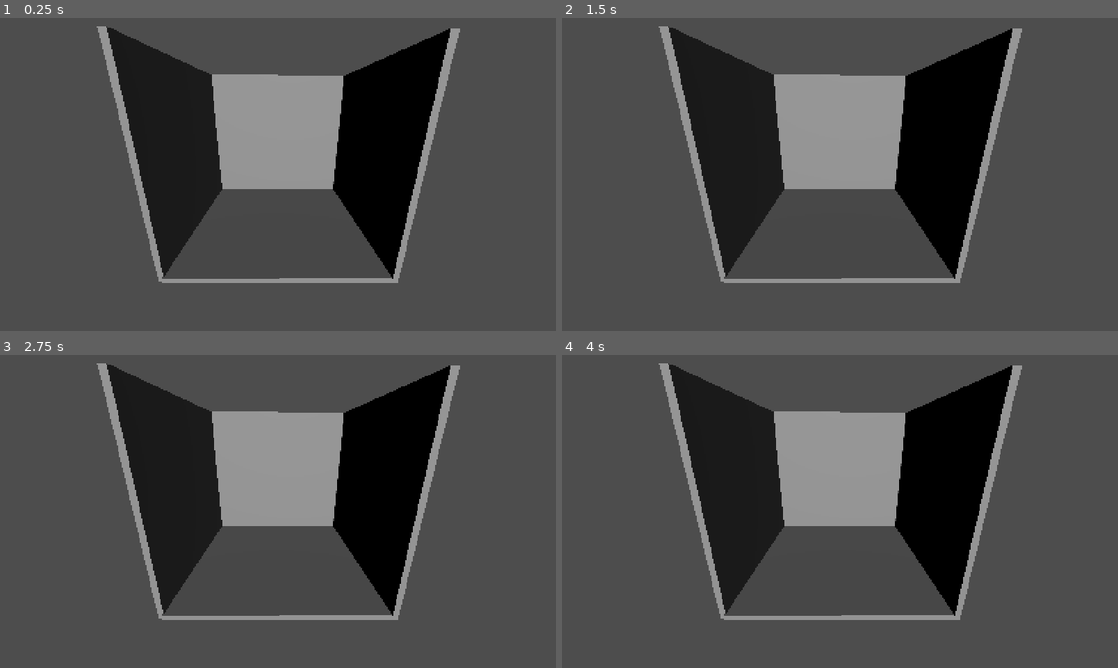
Above: before the commit, frames 1-4 (two rows, left to right).
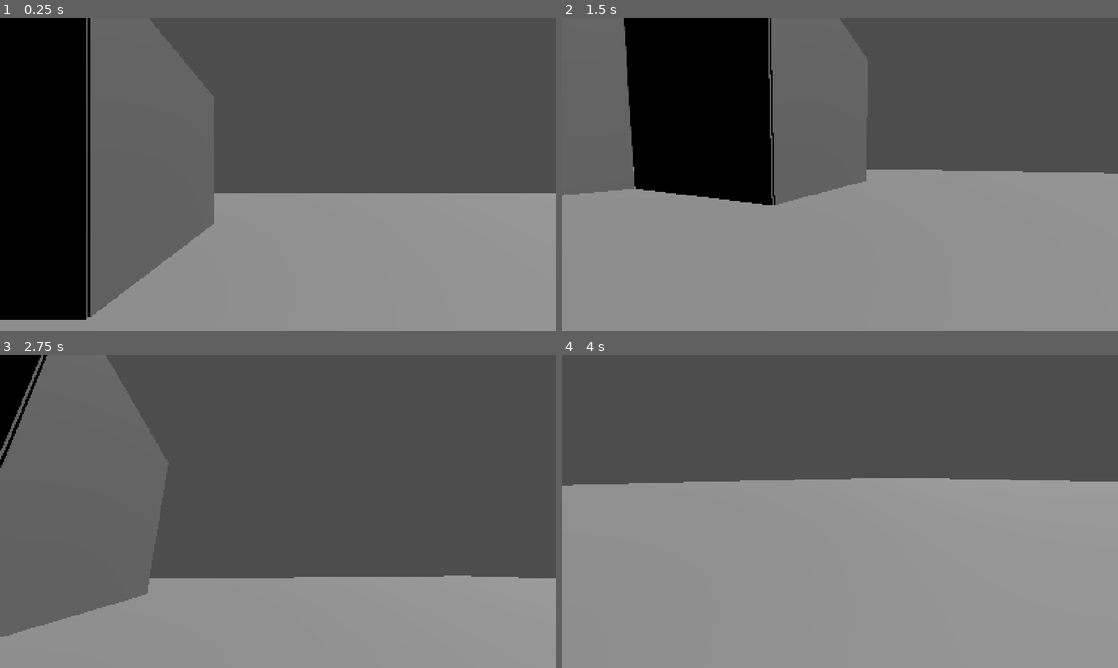
Above: after the commit, the same moments.

Repository: electrp/ggj25
Game: Godot game, scene res://roomTest.tscn
The game is run twice, just before and just after one commit, with the same random seed, the same clock (stepped at 60 frames per second) and the same inputs.
Inputs (mouse positions are in pixels of both pictures, inside the frame that each line leads up to):
- Up to frame 1 (0.25 s): no input
- Up to frame 2 (1.5 s): move the mouse to (962, 158) at 0.52 s; hold Right (ui_right) 0.53-1.28 s; click (962, 158) at 0.67 s; tap Space (ui_accept) at 0.77 s; tap Enter at 1.25 s; move the mouse to (728, 190) at 1.27 s; hold Down (ui_down) from 1.28 s (still down)
- Up to frame 3 (2.75 s): tap Space (ui_accept) at 1.52, 2 s; move the mouse to (333, 442) at 2.02 s; release Down (ui_down) at 2.03 s; hold Right (ui_right) from 2.03 s (still down)
- Up to frame 4 (4 s): tap Space (ui_accept) at 2.75, 3.02, 3.5, 3.77 s; move the mouse to (812, 574) at 2.77 s; release Right (ui_right) at 2.78 s; hold Up (ui_up) 2.78-3.53 s; click (812, 574) at 2.92 s; move the mouse to (1006, 558) at 3.52 s; hold Left (ui_left) from 3.53 s (still down)

The runs differ from the first frame. In frame 1, 72% of the frame differs, in the area x 0-100%, y 0-100%; in frame 2, 76%; in frame 3, 55%; in frame 4, 71%.

Commit message:
Test Collision

Diff:
--- a/ggj25/roomTest.tscn
+++ b/ggj25/roomTest.tscn
@@ -1,27 +1,31 @@
-[gd_scene load_steps=2 format=3 uid="uid://dw2aluqkpd36p"]
+[gd_scene load_steps=2 format=3 uid="uid://bjxu7ymt3wlsv"]
 
-[sub_resource type="BoxMesh" id="BoxMesh_nd34l"]
+[ext_resource type="PackedScene" uid="uid://cka0dqv71tcmo" path="res://Player.tscn" id="1_p1pp2"]
 
 [node name="Node3D" type="Node3D"]
 
-[node name="Floor" type="MeshInstance3D" parent="."]
-transform = Transform3D(10, 0, 0, 0, -4.37114e-07, 0.264913, 0, -10, -1.15797e-08, 0, 0.997602, 0)
-mesh = SubResource("BoxMesh_nd34l")
+[node name="Floor" type="CSGBox3D" parent="."]
+transform = Transform3D(-129.523, 0, 0, 0, -3.46743e-06, 0.258097, 0, -79.3255, -1.12817e-08, 0, 0.997602, 0)
+use_collision = true
 
-[node name="WallLeft" type="MeshInstance3D" parent="."]
+[node name="WallLeft" type="CSGBox3D" parent="."]
 transform = Transform3D(10, 0, 0, 0, 9.49386, 0, 0, 0, 0.266045, -0.0106361, 5.60184, -5.15279)
-mesh = SubResource("BoxMesh_nd34l")
+use_collision = true
 
-[node name="WallRight" type="MeshInstance3D" parent="."]
-transform = Transform3D(-10, 0, -2.32584e-08, 0, 9.49386, 0, 8.74228e-07, 0, -0.266045, -0.0867567, 5.65043, 5.08582)
-mesh = SubResource("BoxMesh_nd34l")
+[node name="WallRight" type="CSGBox3D" parent="."]
+transform = Transform3D(-27.8161, 0, -2.32584e-08, 0, 9.49386, 0, 2.43176e-06, 0, -0.266045, 8.95832, 5.63414, 5.08551)
+use_collision = true
 
-[node name="WallBack" type="MeshInstance3D" parent="."]
+[node name="WallBack" type="CSGBox3D" parent="."]
 transform = Transform3D(-4.37114e-07, 0, -0.266045, 0, 9.49386, 0, 10, 0, -1.16292e-08, -5.14368, 5.65043, -0.00750303)
-mesh = SubResource("BoxMesh_nd34l")
-
-[node name="Camera3D" type="Camera3D" parent="."]
-transform = Transform3D(0.00436296, -0.321522, 0.946892, 0.00148145, 0.946902, 0.321519, -0.999989, -1.72713e-10, 0.00460762, 11.9226, 8.22451, 0)
+use_collision = true
 
 [node name="DirectionalLight3D" type="DirectionalLight3D" parent="."]
-transform = Transform3D(-0.0315199, -0.213747, 0.97638, -0.00689666, 0.976889, 0.213635, -0.999479, 0, -0.0322656, 13.3562, 7.44499, 0)
+transform = Transform3D(-0.0130407, -0.914685, 0.403957, -0.0295129, 0.404168, 0.914209, -0.999479, 1.30453e-08, -0.0322656, 13.3562, 19.5897, 0)
+
+[node name="WallLeft2" type="CSGBox3D" parent="."]
+transform = Transform3D(-4.37114e-07, 0, 0.266045, 0, 9.49386, 0, -10, 0, -1.16292e-08, 4.91649, 5.60184, -10.0815)
+use_collision = true
+
+[node name="Player" parent="." instance=ExtResource("1_p1pp2")]
+transform = Transform3D(1, 0, 0, 0, 1, 0, 0, 0, 1, 9.73375, 4.21921, 0.0133736)
